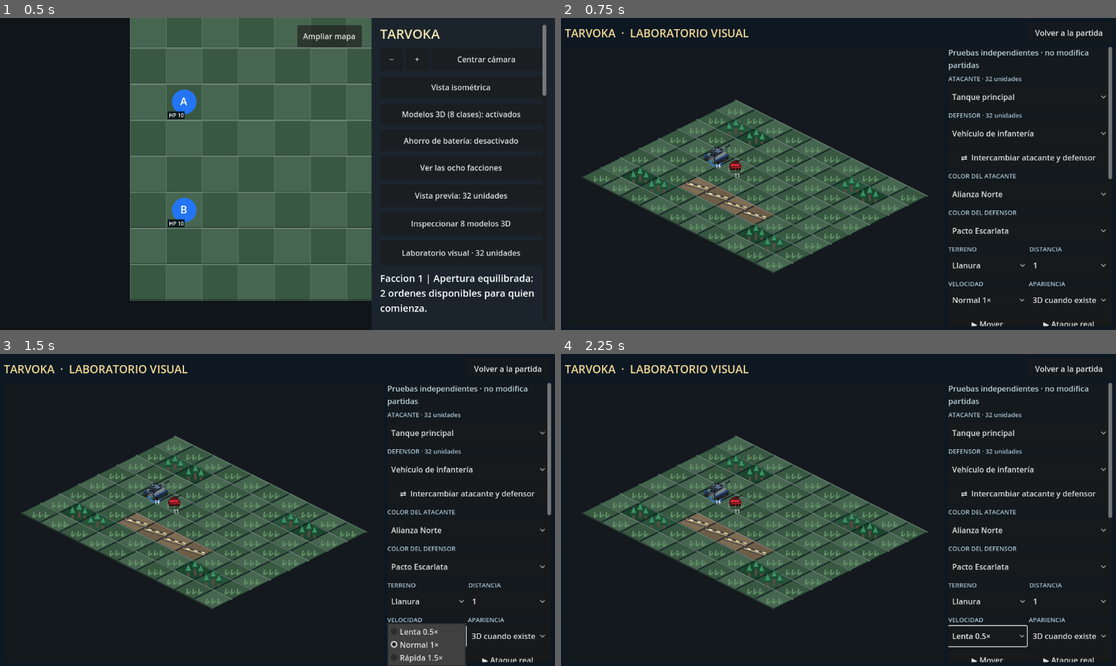
Above: before the commit, frames 1-4 (two rows, left to right).
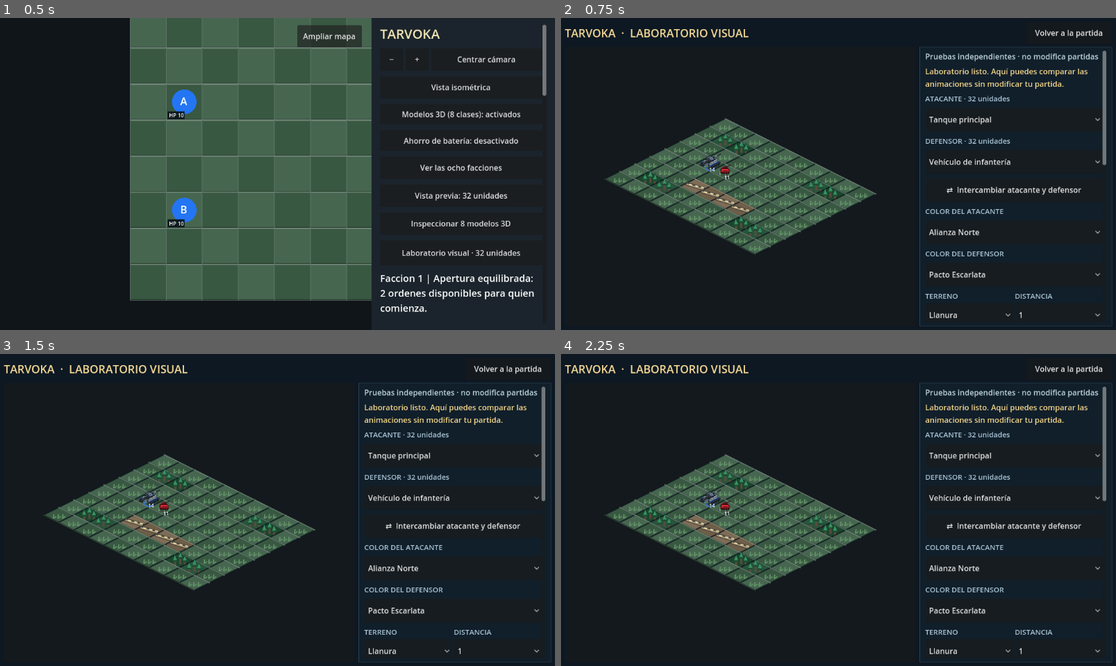
Above: after the commit, the same moments.

Repository: edwinrodri12/Tarvoka
Game: Godot game, scene res://scenes/Main.tscn
Same seed, same stepped clock (60 frames per second), same inputs: the game is played once before the commit and once after it.
Inputs (mouse positions are in pixels of both pictures, inside the frame that each line leads up to):
- Up to frame 1 (0.5 s): no input
- Up to frame 2 (0.75 s): click "Laboratorio visual · 32 unida…" at 0.5 s
- Up to frame 3 (1.5 s): click (427, 634) at 1.25 s, where only the run before the commit has a clickable "Normal 1×"
- Up to frame 4 (2.25 s): click (988, 634) at 2 s, where only the run before the commit has a clickable "Normal 1×"

Frame 1 is identical in both runs. In frame 2, 17% of the frame differs, in the area x 3-100%, y 9-99%; in frame 3, 18%, in the area x 3-100%, y 9-100%; in frame 4, 17%.

Commit message:
fix(android): widen and clarify landscape laboratory controls after 242263 video

Diff:
--- a/scripts/ui/VisualLab.gd
+++ b/scripts/ui/VisualLab.gd
@@ -114,8 +114,20 @@
     lab_board.set_process(false)
 
     var right := PanelContainer.new()
-    right.custom_minimum_size.x = 340
+    # Video 242263.mp4: at 2316x1080 the old 340px panel was only 15% of
+    # the screen, leaving important controls hard to read on the phone.
+    right.custom_minimum_size.x = clampf(
+        get_viewport().get_visible_rect().size.x * 0.285,400.0,700.0)
     right.size_flags_horizontal = Control.SIZE_FILL
+    var panel_style := StyleBoxFlat.new()
+    panel_style.bg_color = Color("#111F2B")
+    panel_style.border_color = Color("#304858")
+    panel_style.set_border_width_all(1)
+    panel_style.content_margin_left = 12.0
+    panel_style.content_margin_right = 12.0
+    panel_style.content_margin_top = 8.0
+    panel_style.content_margin_bottom = 8.0
+    right.add_theme_stylebox_override("panel",panel_style)
     right.size_flags_vertical = Control.SIZE_EXPAND_FILL
     content.add_child(right)
     var scroll := ScrollContainer.new()
@@ -229,6 +241,9 @@
     feedback_label.autowrap_mode = TextServer.AUTOWRAP_WORD_SMART
     feedback_label.add_theme_color_override("font_color",Color("#F6D88A"))
     controls.add_child(feedback_label)
+    # Operation feedback belongs by the selectors, not hidden after every
+    # damage control at the very bottom of a long landscape sidebar.
+    controls.move_child(feedback_label,1)
 
     var Inspector = load("res://scripts/ui/Unit3DInspector.gd")
     preview_viewer = Inspector.new()
@@ -238,7 +253,8 @@
 func _action_button(container: Container, label: String) -> Button:
     var button := Button.new()
     button.text = label
-    button.custom_minimum_size.y = 42
+    button.custom_minimum_size.y = 50
+    button.add_theme_font_size_override("font_size",16)
     button.size_flags_horizontal = Control.SIZE_EXPAND_FILL
     container.add_child(button)
     return button
@@ -246,11 +262,12 @@
 func _picker(container: Container, label: String, values: Array, show_role_name: bool) -> OptionButton:
     var title := Label.new()
     title.text = label
-    title.add_theme_font_size_override("font_size",13)
+    title.add_theme_font_size_override("font_size",15)
     title.add_theme_color_override("font_color",Color("#AAC6D6"))
     container.add_child(title)
     var picker := OptionButton.new()
-    picker.custom_minimum_size.y = 42
+    picker.custom_minimum_size.y = 50
+    picker.add_theme_font_size_override("font_size",16)
     picker.size_flags_horizontal = Control.SIZE_EXPAND_FILL
     for key in values:
         picker.add_item(Roles.label(str(key)) if show_role_name else str(key))
@@ -519,6 +536,9 @@
     move_to_front()
     lab_board.set_process(true)
     lab_board.set_isometric(true)
+    # The video showed the laboratory map cropped along the landscape edges.
+    # Start slightly zoomed out; users can still pinch or use +/- buttons.
+    lab_board.iso_zoom = 0.85
     rebuild_stage()
     feedback_label.text = "Laboratorio listo. Aquí puedes comparar las animaciones sin modificar tu partida."
 
